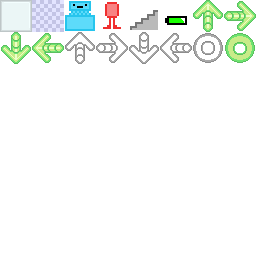
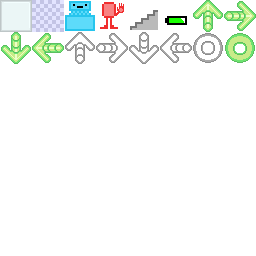
Layered file, before and after one edit (256 x 256). Changes by layer:
painted on "content" over [100, 2, 124, 29]
